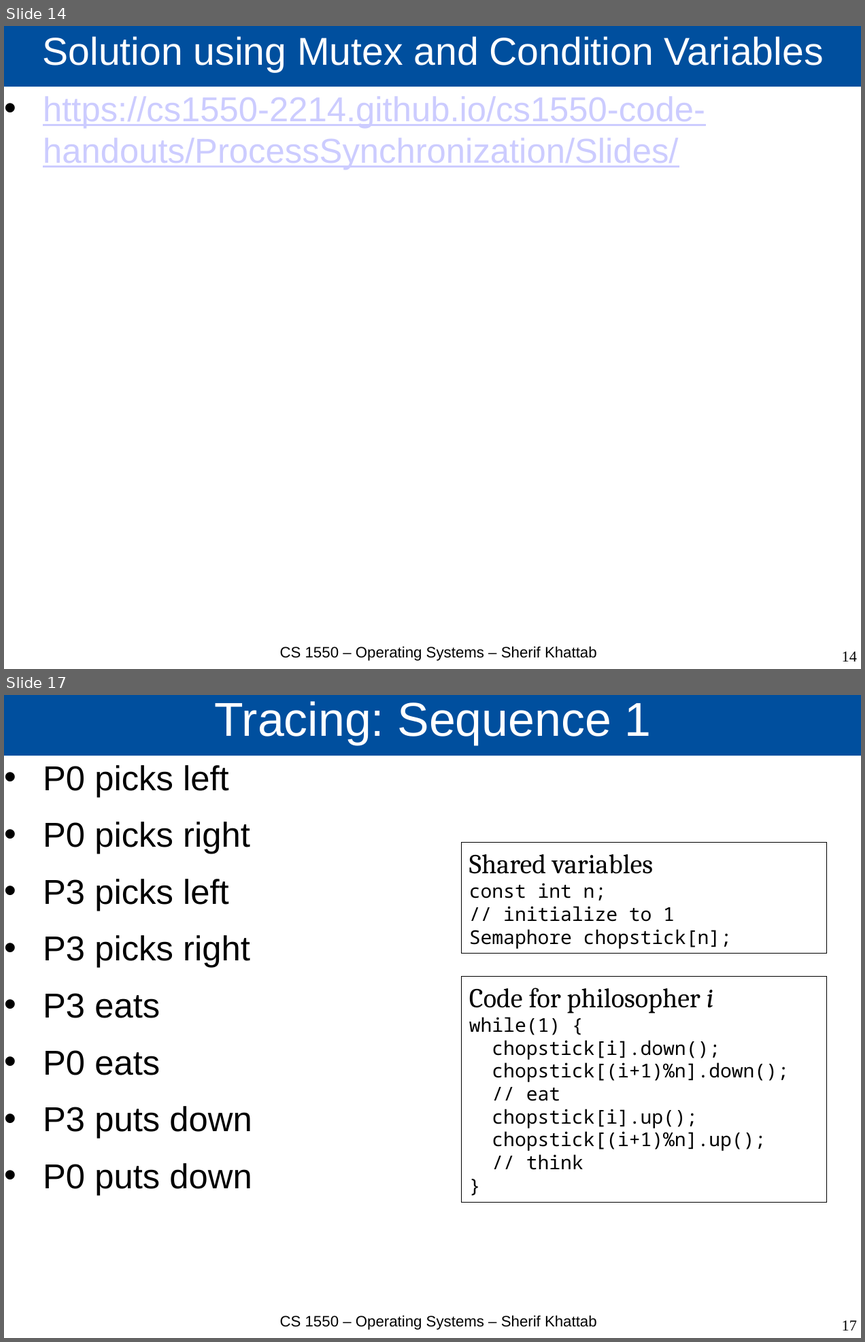
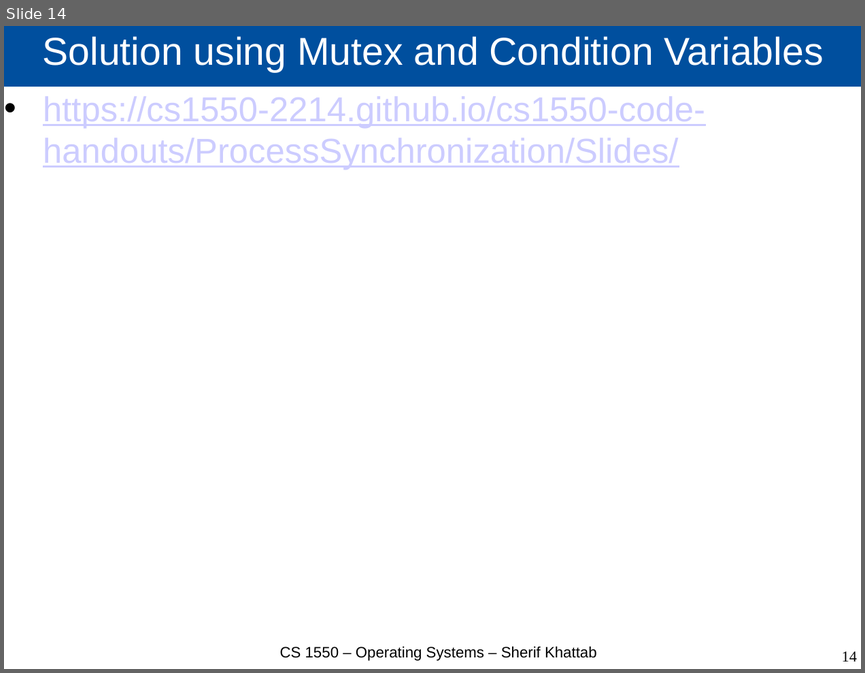
Before and after one commit to cs1550-2244/cs1550-code-handouts, a slide deck: DraftSlides/Lecture8.pptx. Shown one above the other, each under a label of ours: slides 14 and 17 before the commit, slide 14 after it; the slides between them are not shown. The pictures are 865x1342 and 865x673 pixels, drawn with LibreOffice and Linux fonts; fonts in the diff are those of the drawing. Boxes give left, top, right and bottom in pixels: in the first picture for what was removed or moved away, otherwise in the second. Text is boxed around its words. In the diff, an @@ line names an element or a change of style, - is before the commit and + after.

```diff
--- a/DraftSlides/Lecture8.pptx
+++ b/DraftSlides/Lecture8.pptx
@@ slide 17 removed at <box>4,695,861,1338</box>, background #FFFFFF @@
@@ title removed at <box>4,695,861,756</box> @@
-Tracing: Sequence 1
@@ text removed at <box>43,765,252,1195</box> @@
-• P0 picks left
-• P0 picks right
-• P3 picks left
-• P3 picks right
-• P3 eats
-• P0 eats
-• P3 puts down
-• P0 puts down
@@ rectangle removed at <box>461,842,827,952</box> @@
-Shared variables
-const int n;
-// initialize to 1
-Semaphore chopstick[n];
@@ rectangle removed at <box>461,977,827,1203</box> @@
-Code for philosopher i
-while(1) {
-chopstick[i].down();
-chopstick[(i+1)%n].down();
-// eat
-chopstick[i].up();
-chopstick[(i+1)%n].up();
-// think
-}
@@ text removed at <box>280,1315,597,1329</box> @@
-CS 1550 – Operating Systems – Sherif Khattab
@@ page number removed at <box>842,1320,857,1330</box> @@
-17
```
Also in this commit, not shown: 1 slide changed, 12 other slides removed, 3 other files.
